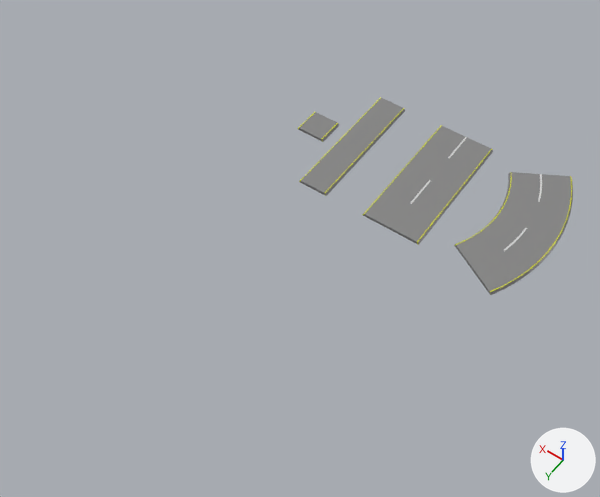
Before and after pictures for a commit that changed the Blender file DevelopmentMaterials/Models/roads.blend.
Rendered twice from a 50 mm camera at (-28.8, 35.6, 40.8) aimed at (-10.0, 9.3, -0.5). Lighting does not change. The marker at lower right points along +X, +Y and +Z.

In view in the first picture: 'road_0_1x1', 'road_0_1x10', 'road_0_2x10', 'road_0_2x10_60deg'.
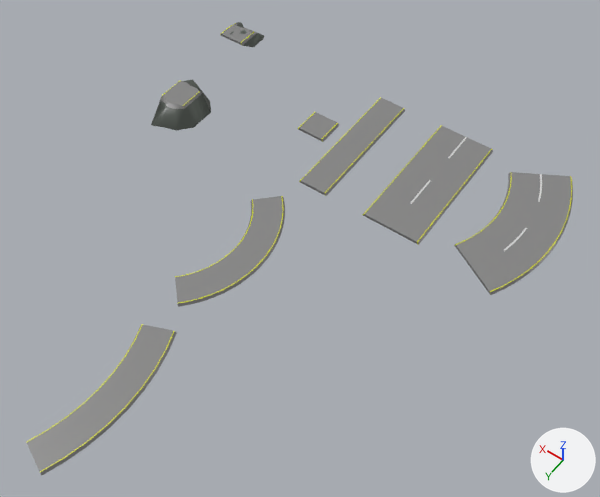
What differs and where, as boxes (x1, y1, x2, y2) in the pictures (600 x 497 px):
'road_0_1x10_45deg', added: after (26, 324, 177, 475)
'road_0_1x10_90deg', added: after (175, 196, 285, 307)
'road_0_1m_broken', added: after (151, 80, 211, 130)
'road_0_1m_broken_start', added: after (220, 22, 264, 47)

The edits, one by one:
Picture 'ImphenziaPixPal_BaseColor.png.002' (img_imphenziapixpal_basecolor_png_002) is new.
Material 'Material.001' (mat_material_001) is new.
Uses the picture img_imphenziapixpal_basecolor_png_001.
Uses the picture img_imphenziapixpal_basecolor_png_002.
Mesh me_cube_009 is new.
It has 39 vertices, 40 faces and spans x -1.77..1.77, y -2.26..2.64, z -1.58..0.1.
It uses material mat_material_001.
Mesh me_cube_007 is new.
It has 64 vertices, 55 faces and spans x -1.49..1.48, y -2.8..0.0, z -0.66..0.1.
It uses material mat_material_001.
Mesh me_cube_006 is new.
It has 119 vertices, 104 faces and spans x -1.1..1.99, y -5.29..5.29, z -0.1..0.1.
It uses material mat_material_001.
Mesh me_cube_005 is new.
It has 445 vertices, 416 faces and spans x -1.1..2.64, y -5.28..5.28, z -0.1..0.1.
It uses material mat_material_001.
Object 'road_0_1m_broken' (ob_road_0_1m_broken) is new; it shows me_cube_009.
Its location is (5.0, 3.0, 0.0).
Object 'road_0_1m_broken_start' (ob_road_0_1m_broken_start) is new; it shows me_cube_007.
Its location is (6.0, -4.0, 0.0).
Object 'road_0_1x10_45deg' (ob_road_0_1x10_45deg) is new; it shows me_cube_006.
Its location is (-8.0, 24.0, 0.0).
Object 'road_0_1x10_90deg' (ob_road_0_1x10_90deg) is new; it shows me_cube_005.
Its location is (-8.0, 12.0, 0.0).
